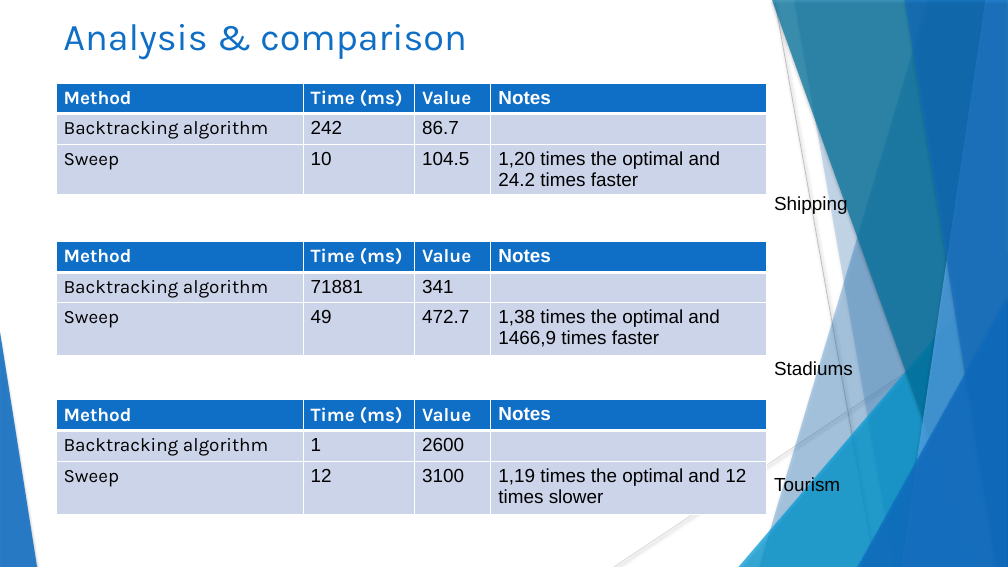
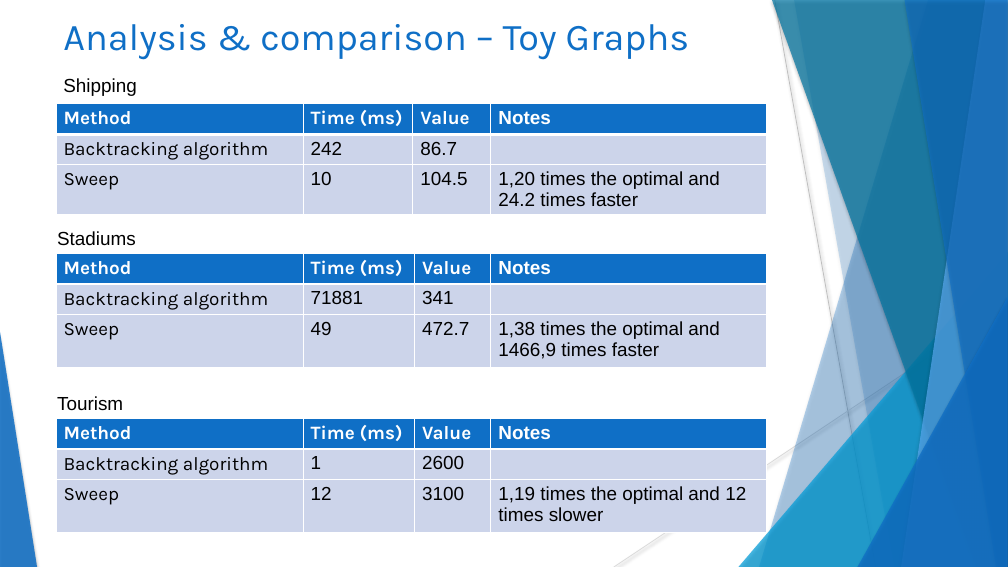
Before and after one commit to Spleentery/DA_TSP_Project-2, a slide deck: slide 36 of docs/Project 2.pptx (slide 30 before the commit). Drawn at 1008x567 pixels with LibreOffice and Linux fonts; fonts in the diff are those of the drawing. Boxes give left, top, right and bottom in pixels: in the first picture for what was removed or moved away, otherwise in the second. Text is boxed around its words. In the diff, an @@ line names an element or a change of style, - is before the commit and + after.

Commit message:
Version 1.3

```diff
--- a/docs/Project 2.pptx
+++ b/docs/Project 2.pptx
@@ title at (x1=63, y1=24, x2=689, y2=60): text changed @@
-Analysis & comparison
+Analysis & comparison – Toy Graphs
@@ text "Shipping" moved from (x1=774, y1=195, x2=848, y2=214) to (x1=63, y1=78, x2=137, y2=96) @@
@@ table resized from (x1=56, y1=83, x2=767, y2=197) to (x1=56, y1=104, x2=767, y2=278) @@
@@ text "Stadiums" rewrapped from (x1=774, y1=360, x2=853, y2=379) to (x1=57, y1=231, x2=136, y2=246) @@
@@ table moved from (x1=56, y1=241, x2=767, y2=355) to (x1=56, y1=253, x2=767, y2=368) @@
@@ text "Tourism" rewrapped from (x1=774, y1=476, x2=840, y2=495) to (x1=57, y1=396, x2=123, y2=411) @@
@@ table moved from (x1=56, y1=400, x2=767, y2=514) to (x1=56, y1=418, x2=767, y2=532) @@
```
Also in this commit, not shown: 1 other slide changed, 7 slides added.
